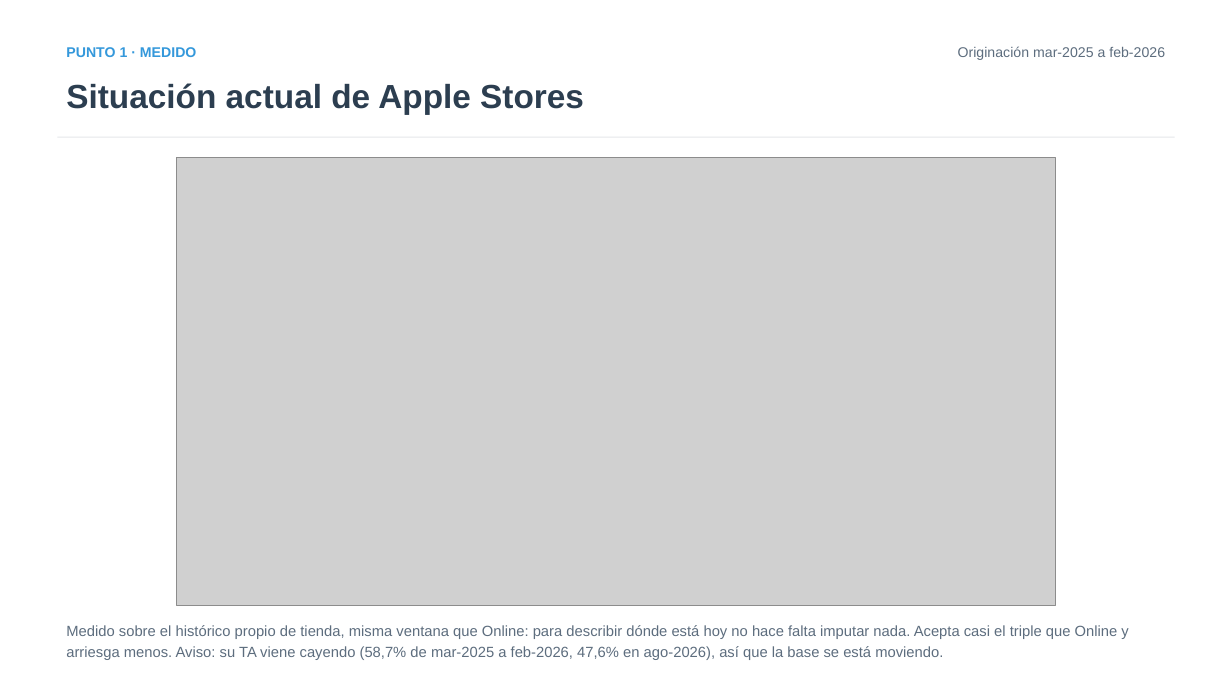
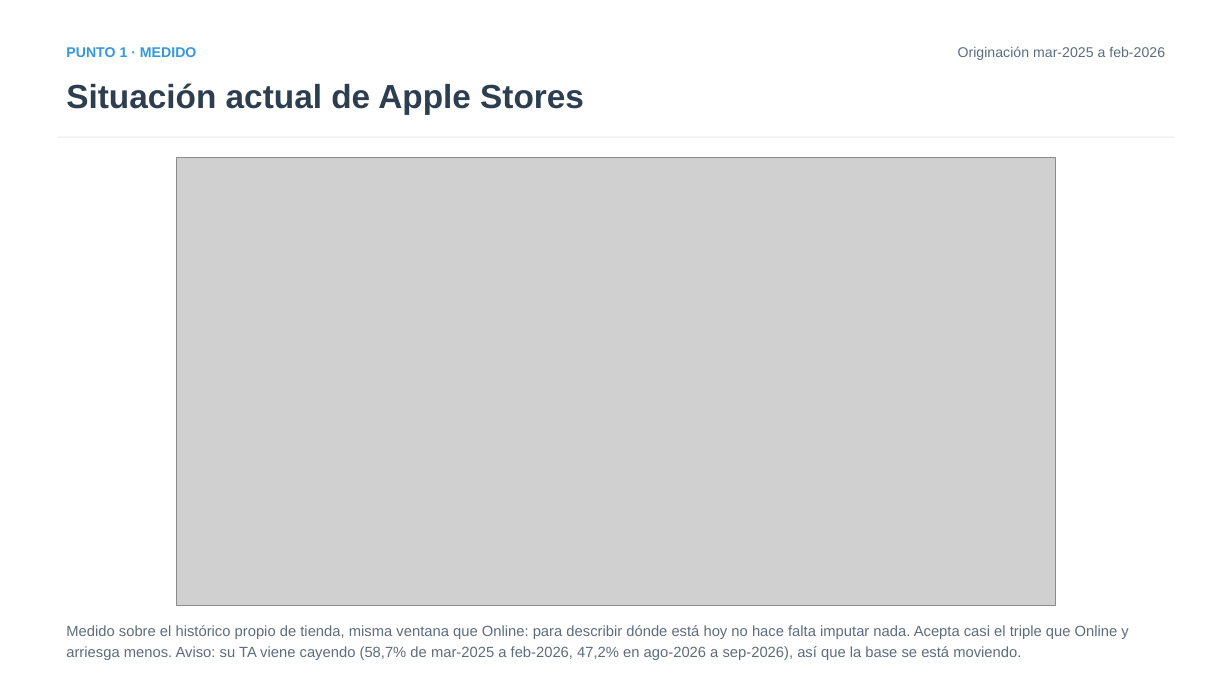
Before and after one commit to iocariz/scoring_tools, a slide deck: slide 4 of output/apple_deck/Estudio_Apple_EFX.pptx. Drawn at 1232x693 pixels with LibreOffice and Linux fonts; fonts in the diff are those of the drawing; grey boxes stand for pictures. Boxes give left, top, right and bottom in pixels: in the first picture for what was removed or moved away, otherwise in the second. Text is boxed around its words. In the diff, an @@ line names an element or a change of style, - is before the commit and + after.

```diff
--- a/output/apple_deck/Estudio_Apple_EFX.pptx
+++ b/output/apple_deck/Estudio_Apple_EFX.pptx
@@ text at [66, 625, 1128, 660]: text changed @@
-Medido sobre el histórico propio de tienda, misma ventana que Online: para describir dónde está hoy no hace falta imputar nada. Acepta casi el triple que Online y arriesga menos. Aviso: su TA viene cayendo (58,7% de mar-2025 a feb-2026, 47,6% en ago-2026), así que la base se está moviendo.
+Medido sobre el histórico propio de tienda, misma ventana que Online: para describir dónde está hoy no hace falta imputar nada. Acepta casi el triple que Online y arriesga menos. Aviso: su TA viene cayendo (58,7% de mar-2025 a feb-2026, 47,2% en ago-2026 a sep-2026), así que la base se está moviendo.
```
Also in this commit, not shown: 10 other slides changed, 7 other files.
